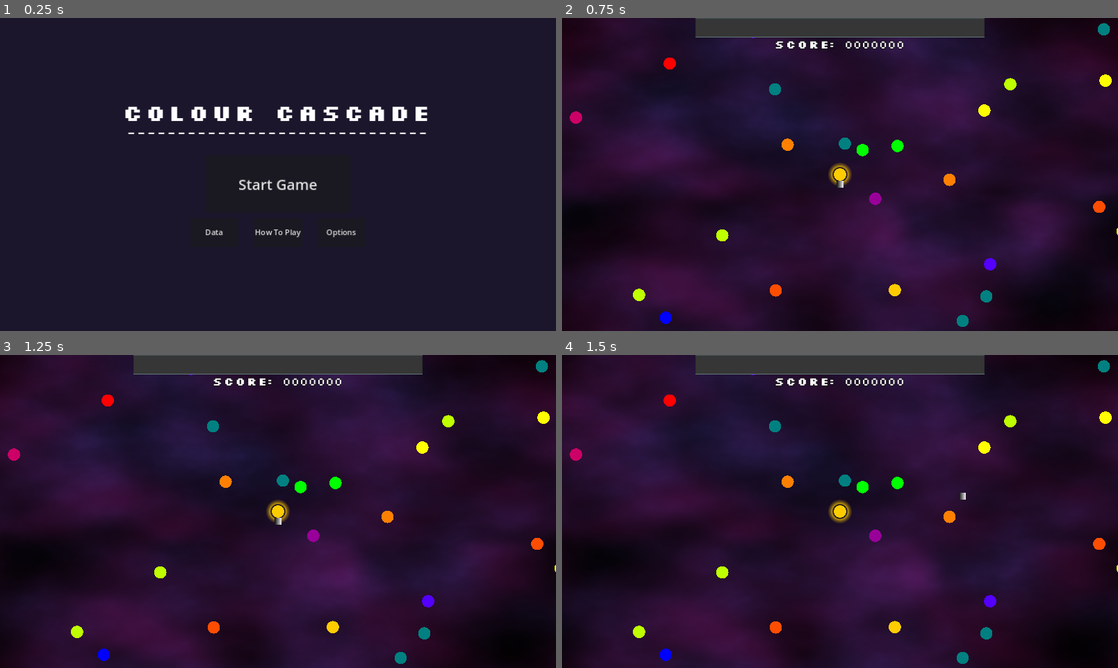
Above: before the commit, frames 1-4 (two rows, left to right).
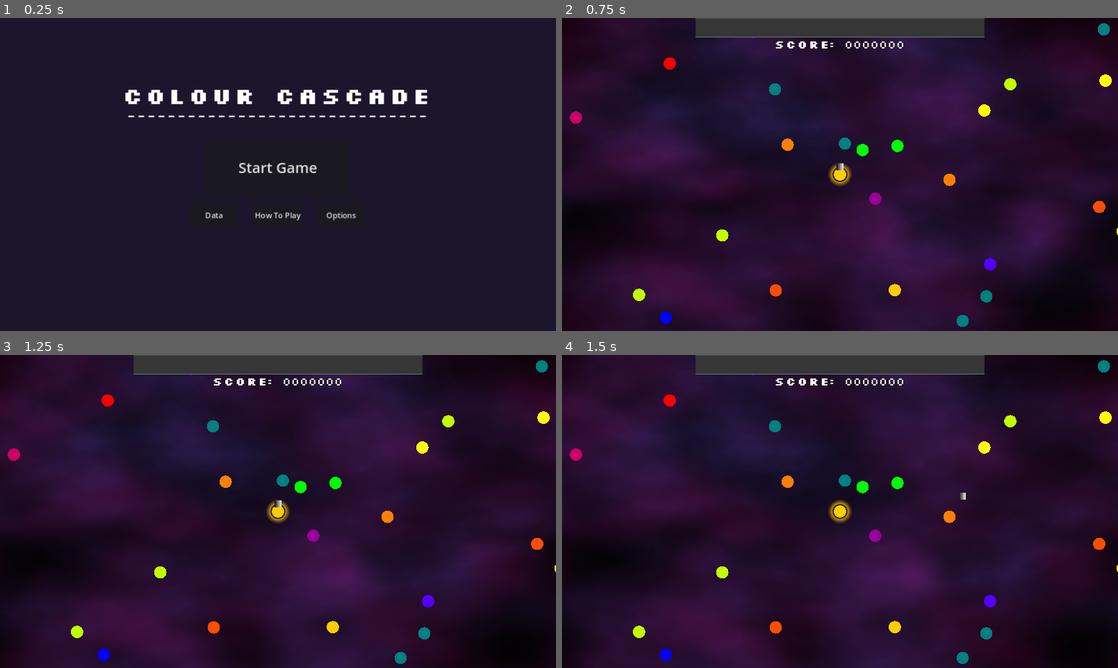
Above: after the commit, the same moments.

Repository: everett-ripley/Colour-Cascade-Game
Game: Godot game, scene res://Scenes/game.tscn
Same seed, same stepped clock (60 frames per second), same inputs: the game is played once before the commit and once after it. Before the commit the project has no main scene; this scene is started directly in both runs.
Inputs (mouse positions are in pixels of both pictures, inside the frame that each line leads up to):
- Up to frame 1 (0.25 s): no input
- Up to frame 2 (0.75 s): click "Start Game" at 0.5 s
- Up to frame 3 (1.25 s): no input
- Up to frame 4 (1.5 s): tap Enter at 1.25 s; move the mouse to (962, 495) at 1.27 s; click (962, 495) at 1.35 s

The runs differ from the first frame. In frame 1, 3.7% of the frame differs, in the area x 22-77%, y 22-71%; in frame 2, less than 0.1%; in frame 3, less than 0.1%; in frame 4, nothing differs.

Commit message:
Game over logic

Diff:
--- a/Scenes/game.gd
+++ b/Scenes/game.gd
@@ -2,8 +2,24 @@
 
 @onready var game_scene = preload("res://Scenes/game_scene.tscn")
 @onready var main_menu := $Menus/MainMenu
+var active_game : Node2D = null
+
+func _ready():
+	get_tree().paused = true
+
+
 
 func _on_start_button_button_down():
 	main_menu.hide()
 	var new_game = game_scene.instantiate()
 	add_child(new_game)
+	new_game.connect("game_over", game_over)
+	active_game = new_game
+	get_tree().paused = false
+
+
+
+func game_over(score):
+	main_menu.show()
+	active_game.queue_free()
+	active_game = null
--- a/Scenes/game.tscn
+++ b/Scenes/game.tscn
@@ -1,9 +1,12 @@
-[gd_scene load_steps=3 format=3 uid="uid://bm4g2hw05gsj8"]
+[gd_scene load_steps=5 format=3 uid="uid://bm4g2hw05gsj8"]
 
 [ext_resource type="FontFile" uid="uid://cnqaijndlvq85" path="res://fonts/Silkscreen/slkscreb.ttf" id="1_o5d7m"]
 [ext_resource type="Script" path="res://Scenes/game.gd" id="1_ux5vs"]
+[ext_resource type="Script" path="res://Scenes/main_menu.gd" id="2_qlsa0"]
+[ext_resource type="FontFile" uid="uid://baefd2fdohfp5" path="res://fonts/Silkscreen/slkscrb.ttf" id="4_2h43s"]
 
 [node name="Game" type="Node"]
+process_mode = 3
 script = ExtResource("1_ux5vs")
 
 [node name="Menus" type="CanvasLayer" parent="."]
@@ -16,6 +19,7 @@
 anchor_bottom = 1.0
 grow_horizontal = 2
 grow_vertical = 2
+script = ExtResource("2_qlsa0")
 
 [node name="ColorRect" type="ColorRect" parent="Menus/MainMenu"]
 layout_mode = 1
@@ -82,4 +86,11 @@
 layout_mode = 2
 text = "Options"
 
+[node name="HighScore" type="RichTextLabel" parent="Menus/MainMenu/VBoxContainer"]
+custom_minimum_size = Vector2(0, 60)
+layout_mode = 2
+theme_override_fonts/normal_font = ExtResource("4_2h43s")
+bbcode_enabled = true
+text = "[center][font_size=30]"
+
 [connection signal="button_down" from="Menus/MainMenu/VBoxContainer/HBoxContainer/StartButton" to="." method="_on_start_button_button_down"]
--- /dev/null
+++ b/Scenes/game_over_menu.gd
@@ -0,0 +1,20 @@
+extends Control
+@onready var network_size_label = $VBoxContainer/HBoxContainer/NetworkSizeLabel
+@onready var colours_made_label = $VBoxContainer/HBoxContainer2/ColoursMadeLabel
+@onready var total_score_label = $VBoxContainer/HBoxContainer3/TotalScoreLabel
+
+@onready var game := $"../../.."
+
+func game_over():
+	get_tree().paused = true
+	show()
+	var tween = create_tween()
+	tween.tween_property(self, "modulate", Color(1.0,1.0,1.0,1.0), 0.8)
+	network_size_label.text = "[right][font_size=20]" + str(game.network_size)
+	colours_made_label.text = "[right][font_size=20]" + str(game.colours_made)
+	total_score_label.text = "[right][font_size=25]" + str(game.score)
+
+
+
+func _on_menu_button_button_down():
+	game.emit_signal("game_over", game.score)
--- a/Scenes/game_scene.gd
+++ b/Scenes/game_scene.gd
@@ -2,11 +2,19 @@
 @onready var camera := $Camera2D
 @onready var health_bar := $HudCanvas/HUD/VBoxContainer/HealthBar
 @onready var score_label := $HudCanvas/HUD/VBoxContainer/HBoxContainer/ScoreLabel
+@onready var game_over_screen := $HudCanvas/HUD/GameOverScreen
+@onready var network_size_label = $HudCanvas/HUD/GameOverScreen/VBoxContainer/HBoxContainer/NetworkSizeLabel
+@onready var colours_made_label = $HudCanvas/HUD/GameOverScreen/VBoxContainer/HBoxContainer2/ColoursMadeLabel
+@onready var total_score_label = $HudCanvas/HUD/GameOverScreen/VBoxContainer/HBoxContainer3/TotalScoreLabel
 @export var camera_limit : float = 500.0
 @export var health : float = 1000.0
 @export var connection_unit_cost : float = 0.2
 
 signal game_over(final_score:int)
+
+var network_size:=1
+var colours_made:=0
+var dead_nodes:=0
 
 var score := 0
 # Called when the node enters the scene tree for the first time.
@@ -31,6 +39,7 @@
 	health = clamp(health, 0.0, 1000.0)
 	score += 50
 	update_score(score)
+	network_size += 1
 	#tween_score(50)
 	#update_health_bar() - uncomment if health impact is changed
 
@@ -40,10 +49,14 @@
 	update_score(score)
 	#tween_score(20 * difference)
 	update_health_bar()
+	colours_made += 1
 
 func node_killed():
 	health = clamp(health - 50, 0.0, 1000.0)
 	update_health_bar()
+	dead_nodes+=1
+	if dead_nodes == network_size:
+		end_game()
 
 func connection_made(length:float):
 	health = clamp(health - length * connection_unit_cost, 0.0, 1000.0)
@@ -53,8 +66,17 @@
 	var tween = create_tween()
 	tween.tween_property(health_bar, "value", 1000 - health, 0.1)
 	if health <= 0:
-		emit_signal("game_over", score)
+		end_game()
 
+func end_game():
+	game_over_screen.game_over()
+	#get_tree().paused = true
+	#game_over_screen.show()
+	#var tween = create_tween()
+	#tween.tween_property(game_over_screen, "modulate", Color(1.0,1.0,1.0,1.0), 0.8)
+	#network_size_label.text = "[right][font_size=20]" + str(network_size)
+	#colours_made_label.text = "[right][font_size=20]" + str(colours_made)
+	#total_score_label.text = "[right][font_size=25]" + str(score)
 
 func tween_score(amount:int):
 	#var old := int(score_label.text)
--- a/Scenes/game_scene.tscn
+++ b/Scenes/game_scene.tscn
@@ -7,6 +7,7 @@
 [ext_resource type="Material" uid="uid://cpskypnhrpl8e" path="res://Materials/background_material.tres" id="2_hpl4m"]
 [ext_resource type="Script" path="res://Scenes/camera.gd" id="3_1kxcd"]
 [ext_resource type="FontFile" uid="uid://cnqaijndlvq85" path="res://fonts/Silkscreen/slkscreb.ttf" id="3_g6j0u"]
+[ext_resource type="Script" path="res://Scenes/game_over_menu.gd" id="4_6h2l4"]
 [ext_resource type="FontFile" uid="uid://pc3qtjn70mh1" path="res://fonts/Silkscreen/slkscr.ttf" id="4_qdtsc"]
 
 [sub_resource type="Gradient" id="Gradient_fsvji"]
@@ -50,6 +51,7 @@
 height = 940.0
 
 [node name="GameScene" type="Node2D"]
+process_mode = 1
 script = ExtResource("1_8w70b")
 
 [node name="HudCanvas" type="CanvasLayer" parent="."]
@@ -106,6 +108,113 @@
 theme_override_fonts/normal_font = ExtResource("4_qdtsc")
 bbcode_enabled = true
 text = "[center][font_size=25]0000000"
+
+[node name="GameOverScreen" type="Control" parent="HudCanvas/HUD"]
+process_mode = 3
+visible = false
+modulate = Color(1, 1, 1, 0)
+layout_mode = 1
+anchors_preset = 15
+anchor_right = 1.0
+anchor_bottom = 1.0
+grow_horizontal = 2
+grow_vertical = 2
+script = ExtResource("4_6h2l4")
+
+[node name="ColorRect" type="ColorRect" parent="HudCanvas/HUD/GameOverScreen"]
+layout_mode = 1
+anchors_preset = 15
+anchor_right = 1.0
+anchor_bottom = 1.0
+grow_horizontal = 2
+grow_vertical = 2
+color = Color(0.219608, 0.27451, 0.407843, 0.490196)
+
+[node name="VBoxContainer" type="VBoxContainer" parent="HudCanvas/HUD/GameOverScreen"]
+layout_mode = 1
+anchors_preset = 8
+anchor_left = 0.5
+anchor_top = 0.5
+anchor_right = 0.5
+anchor_bottom = 0.5
+offset_left = -202.0
+offset_top = -157.5
+offset_right = 202.0
+offset_bottom = 157.5
+grow_horizontal = 2
+grow_vertical = 2
+
+[node name="RichTextLabel" type="RichTextLabel" parent="HudCanvas/HUD/GameOverScreen/VBoxContainer"]
+custom_minimum_size = Vector2(0, 60)
+layout_mode = 2
+theme_override_fonts/normal_font = ExtResource("3_g6j0u")
+bbcode_enabled = true
+text = "[center][font_size=30]Game Over"
+
+[node name="HBoxContainer" type="HBoxContainer" parent="HudCanvas/HUD/GameOverScreen/VBoxContainer"]
+custom_minimum_size = Vector2(0, 60)
+layout_mode = 2
+alignment = 1
+
+[node name="RichTextLabel" type="RichTextLabel" parent="HudCanvas/HUD/GameOverScreen/VBoxContainer/HBoxContainer"]
+custom_minimum_size = Vector2(200, 0)
+layout_mode = 2
+theme_override_fonts/normal_font = ExtResource("4_qdtsc")
+bbcode_enabled = true
+text = "[font_size=20]Network Size:"
+
+[node name="NetworkSizeLabel" type="RichTextLabel" parent="HudCanvas/HUD/GameOverScreen/VBoxContainer/HBoxContainer"]
+custom_minimum_size = Vector2(200, 0)
+layout_mode = 2
+theme_override_fonts/normal_font = ExtResource("4_qdtsc")
+bbcode_enabled = true
+text = "[right][font_size=20]"
+
+[node name="HBoxContainer2" type="HBoxContainer" parent="HudCanvas/HUD/GameOverScreen/VBoxContainer"]
+custom_minimum_size = Vector2(0, 60)
+layout_mode = 2
+alignment = 1
+
+[node name="RichTextLabel" type="RichTextLabel" parent="HudCanvas/HUD/GameOverScreen/VBoxContainer/HBoxContainer2"]
+custom_minimum_size = Vector2(200, 0)
+layout_mode = 2
+theme_override_fonts/normal_font = ExtResource("4_qdtsc")
+bbcode_enabled = true
+text = "[font_size=20]Colours Made:"
+
+[node name="ColoursMadeLabel" type="RichTextLabel" parent="HudCanvas/HUD/GameOverScreen/VBoxContainer/HBoxContainer2"]
+custom_minimum_size = Vector2(200, 0)
+layout_mode = 2
+theme_override_fonts/normal_font = ExtResource("4_qdtsc")
+bbcode_enabled = true
+text = "[right][font_size=20]"
+
+[node name="HBoxContainer3" type="HBoxContainer" parent="HudCanvas/HUD/GameOverScreen/VBoxContainer"]
+custom_minimum_size = Vector2(0, 60)
+layout_mode = 2
+alignment = 1
+
+[node name="RichTextLabel" type="RichTextLabel" parent="HudCanvas/HUD/GameOverScreen/VBoxContainer/HBoxContainer3"]
+custom_minimum_size = Vector2(200, 0)
+layout_mode = 2
+theme_override_fonts/normal_font = ExtResource("4_qdtsc")
+bbcode_enabled = true
+text = "[font_size=25]Total Score:"
+
+[node name="TotalScoreLabel" type="RichTextLabel" parent="HudCanvas/HUD/GameOverScreen/VBoxContainer/HBoxContainer3"]
+custom_minimum_size = Vector2(200, 0)
+layout_mode = 2
+theme_override_fonts/normal_font = ExtResource("4_qdtsc")
+bbcode_enabled = true
+text = "[right][font_size=25]"
+
+[node name="HBoxContainer4" type="HBoxContainer" parent="HudCanvas/HUD/GameOverScreen/VBoxContainer"]
+layout_mode = 2
+alignment = 1
+
+[node name="MenuButton" type="Button" parent="HudCanvas/HUD/GameOverScreen/VBoxContainer/HBoxContainer4"]
+layout_mode = 2
+text = "Menu"
 
 [node name="Background" type="CanvasLayer" parent="."]
 layer = -2
@@ -154,5 +263,6 @@
 starting_node = true
 game_root = NodePath("..")
 
+[connection signal="button_down" from="HudCanvas/HUD/GameOverScreen/VBoxContainer/HBoxContainer4/MenuButton" to="HudCanvas/HUD/GameOverScreen" method="_on_menu_button_button_down"]
 [connection signal="area_entered" from="Camera2D/MouseDetector" to="Camera2D" method="_on_mouse_detector_area_entered"]
 [connection signal="area_exited" from="Camera2D/MouseDetector" to="Camera2D" method="_on_mouse_detector_area_exited"]
--- /dev/null
+++ b/Scenes/main_menu.gd
@@ -0,0 +1 @@
+extends Control
--- a/project.godot
+++ b/project.godot
@@ -11,6 +11,7 @@
 [application]
 
 config/name="It Spreads"
+run/main_scene="res://Scenes/game.tscn"
 config/features=PackedStringArray("4.2", "GL Compatibility")
 config/icon="res://icon.svg"
 
Not shown: 1 places in Scenes/game_scene.tscn that only renumber resources
